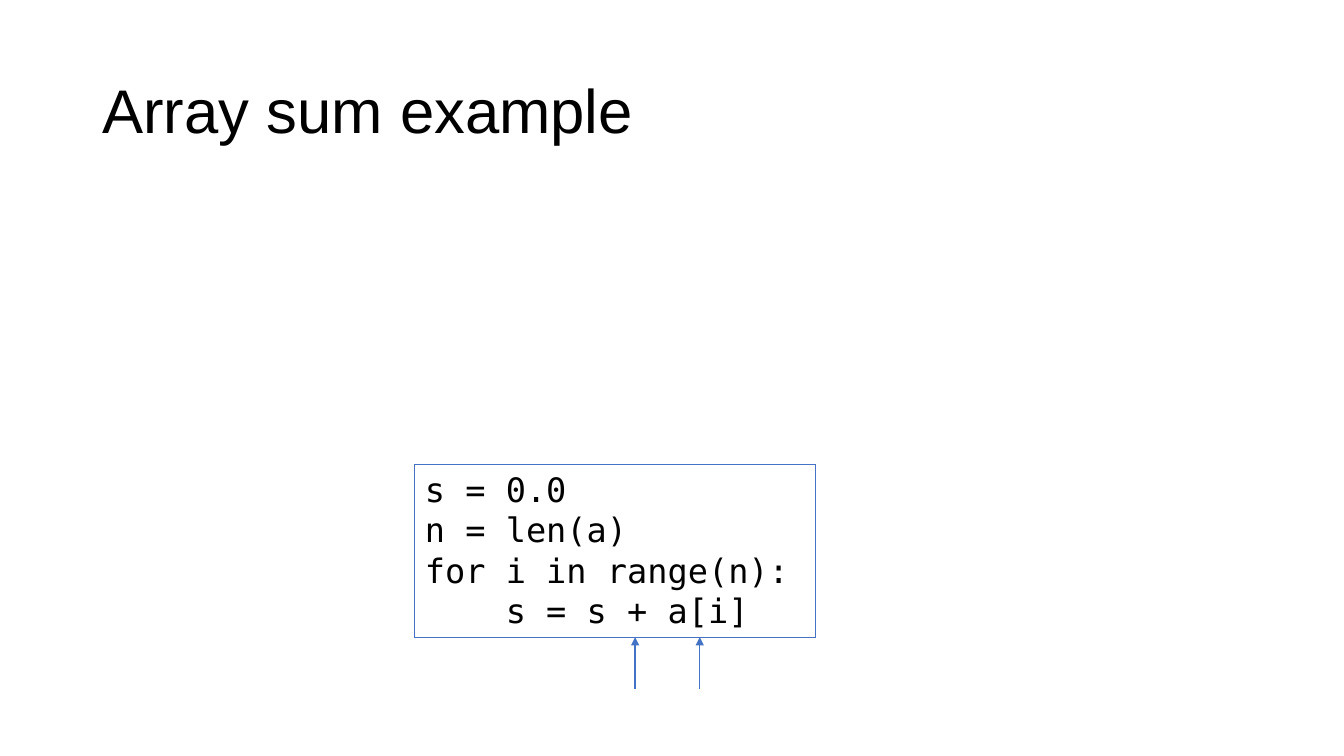
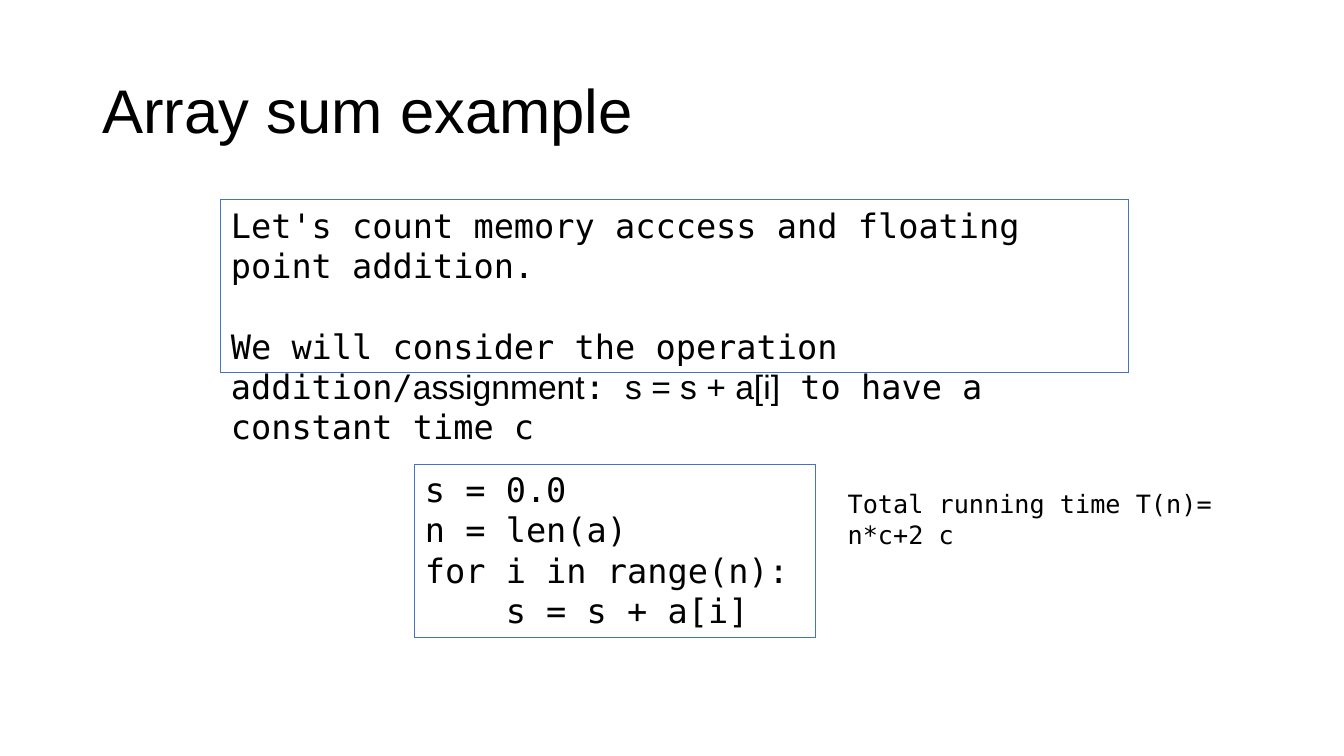
Before and after one commit to USFCA-MSDS/msds689, a slide deck: slide 7 of notes/complexity.pptx. Drawn at 1344x756 pixels with LibreOffice and Linux fonts; fonts in the diff are those of the drawing; grey boxes stand for pictures; background and template pictures are left out. Boxes give left, top, right and bottom in pixels: in the first picture for what was removed or moved away, otherwise in the second. Text is boxed around its words. In the diff, an @@ line names an element or a change of style, - is before the commit and + after.

```diff
--- a/notes/complexity.pptx
+++ b/notes/complexity.pptx
@@ rectangle added at box(221, 200, 1128, 373), outline #4472C4 0.75 pt, 24 pt, text #000000 @@
+Let's count memory acccess and floating point addition.
+We will consider the operation addition/assignment: s = s + a[i] to have a constant time c
@@ text added at box(848, 493, 1212, 545), 18 pt, text #000000 @@
+Total running time T(n)= n*c+2 c
@@ arrow removed from (635, 690) to (635, 637) @@
@@ arrow removed from (700, 690) to (700, 637) @@
```
Also in this commit, not shown: 2 other slides changed, 4 slides added, 1 other file.
